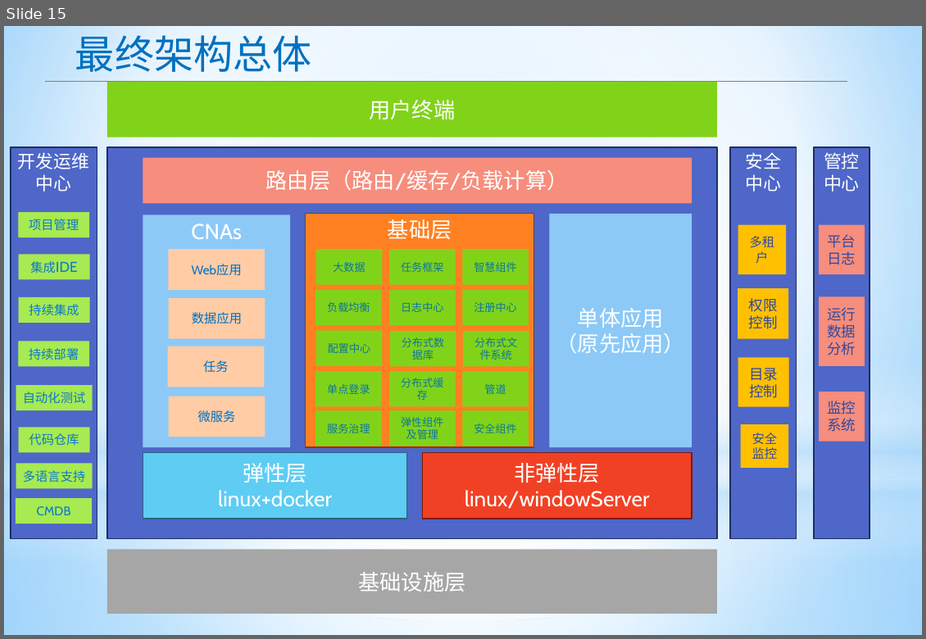
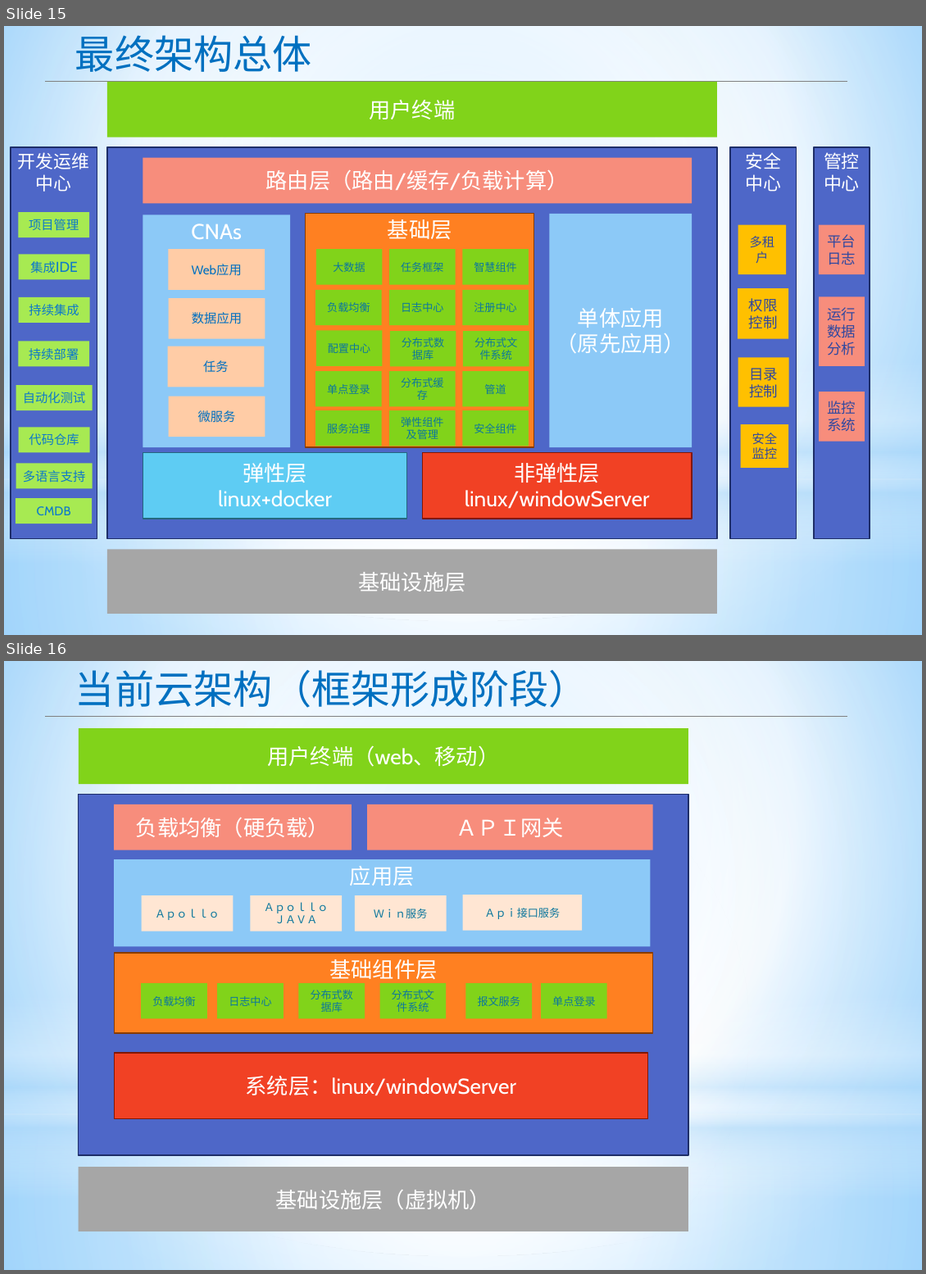
Before and after one commit to apporoad/DesignAndScheme2017, a slide deck: c云服务架构/Paas架构设计.pptx. Shown one above the other, each under a label of ours: slide 15 before the commit, slides 15 and 16 after it. The pictures are 926x639 and 926x1274 pixels, drawn with LibreOffice and Linux fonts; fonts in the diff are those of the drawing. Boxes give left, top, right and bottom in pixels: in the first picture for what was removed or moved away, otherwise in the second. Text is boxed around its words. In the diff, an @@ line names an element or a change of style, - is before the commit and + after.

Commit message:
add

```diff
--- a/c云服务架构/Paas架构设计.pptx
+++ b/c云服务架构/Paas架构设计.pptx
@@ slide 16 added at [4, 661, 922, 1270], background gradient #9ED5FF to #FFFFFF to #5BB9FF; not listed: 4 template elements that a slide beside it also shows @@
@@ text added at [75, 670, 589, 708], 44 pt, text #0070C0 @@
+当前云架构（框架形成阶段）
@@ line added from (45, 717) to (848, 717), #808080 0.75 pt @@
@@ rectangle added at [79, 728, 689, 784], fill #81D31A, 24 pt, text #FFFFFF @@
+用户终端（web、移动）
@@ rectangle added at [79, 794, 689, 1155], fill #4E67C8, outline #1F2E69 1.25 pt @@
@@ rectangle added at [114, 805, 352, 850], fill #F78D7C, 24 pt, text #FFFFFF @@
+负载均衡（硬负载）
@@ rectangle added at [367, 805, 653, 850], fill #F78D7C, 24 pt, text #FFFFFF @@
+ＡＰＩ网关
@@ rectangle added at [114, 859, 650, 946], fill #8CC9F7, 24 pt, text #FFFFFF @@
+应用层
@@ rectangle added at [142, 896, 234, 931], fill #FFE6D3, 12 pt, text #0C779D @@
+Ａｐｏｌｌｏ
@@ rectangle added at [250, 896, 342, 931], fill #FFE6D3, 12 pt, text #0C779D @@
+Ａｐｏｌｌｏ
+ＪＡＶＡ
@@ rectangle added at [355, 896, 447, 931], fill #FFE6D3, 12 pt, text #0C779D @@
+Ｗｉｎ服务
@@ rectangle added at [463, 895, 583, 930], fill #FFE6D3, 12 pt, text #0C779D @@
+Ａｐｉ接口服务
@@ rectangle added at [114, 953, 653, 1033], fill #FF8021, outline #8B3D02 1.25 pt, 24 pt, text #FFFFFF @@
+基础组件层
@@ rectangle added at [141, 983, 207, 1019], fill #81D31A, 12 pt, text #0C779D @@
+负载均衡
@@ rectangle added at [217, 983, 283, 1019], fill #81D31A, 12 pt, text #0C779D @@
+日志中心
@@ rectangle added at [298, 983, 364, 1019], fill #81D31A, 12 pt, text #0C779D @@
+分布式数据库
@@ rectangle added at [380, 983, 446, 1019], fill #81D31A, 12 pt, text #0C779D @@
+分布式文件系统
@@ rectangle added at [466, 983, 532, 1019], fill #81D31A, 12 pt, text #0C779D @@
+报文服务
@@ rectangle added at [541, 983, 608, 1019], fill #81D31A, 12 pt, text #0C779D @@
+单点登录
@@ rectangle added at [114, 1053, 648, 1119], fill #F14124, outline #821705 1.25 pt, 24 pt, text #FFFFFF @@
+系统层：linux/windowServer
@@ rectangle added at [79, 1167, 689, 1231], fill #A6A6A6, 24 pt, text #FFFFFF @@
+基础设施层（虚拟机）
```
Also in this commit, not shown: 2 other slides added.
